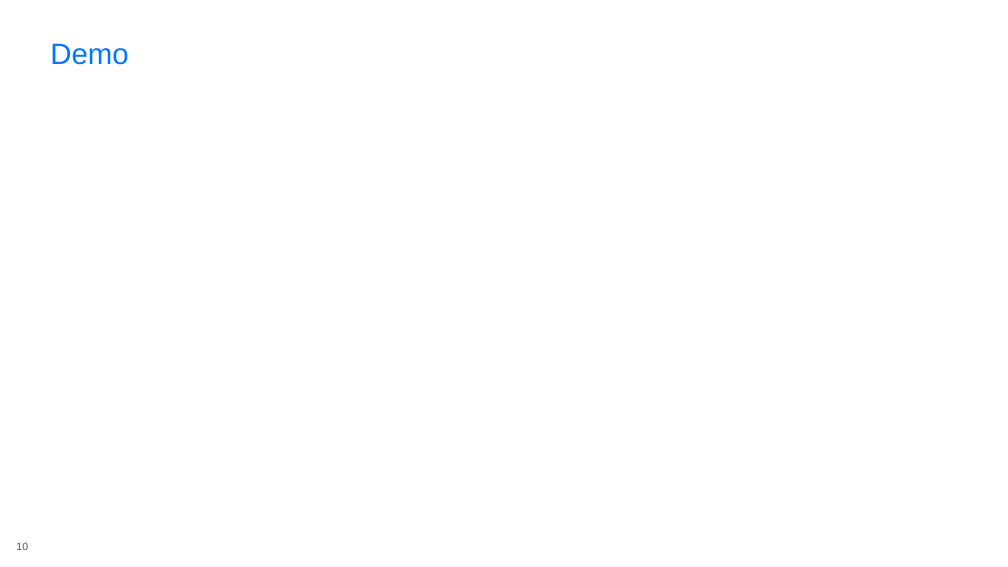
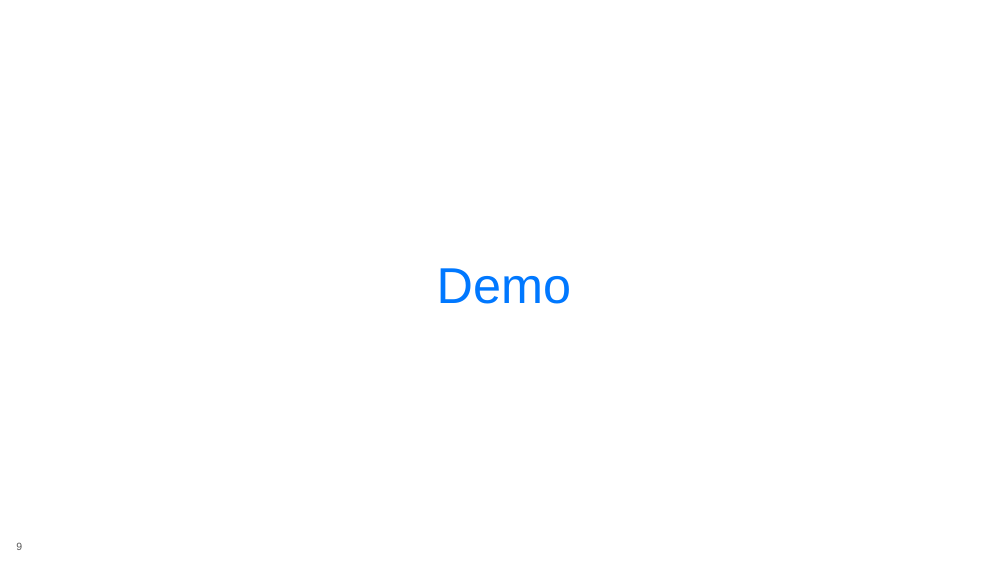
Before and after one commit to rasmuskl/react-webpack-typescript, a slide deck: slide 9 of _notes/Presentation.pptx (slide 10 before the commit). Drawn at 1008x567 pixels with LibreOffice and Linux fonts; fonts in the diff are those of the drawing; background and template pictures are left out. Boxes give left, top, right and bottom in pixels: in the first picture for what was removed or moved away, otherwise in the second. Text is boxed around its words. In the diff, an @@ line names an element or a change of style, - is before the commit and + after.

```diff
--- a/_notes/Presentation.pptx
+++ b/_notes/Presentation.pptx
@@ text "Demo": place and size @@
-text "Demo" at (50, 43, 128, 65)
+text "Demo" at (437, 268, 571, 304)
@@ text "Demo" at (437, 268, 571, 304): size 28 to 48 pt; alignment left to centre @@
@@ page number at (16, 543, 22, 550): text changed @@
-10
+9
```
Also in this commit, not shown: 2 other slides changed, 5 slides added, 1 slide removed, 3 other files.
